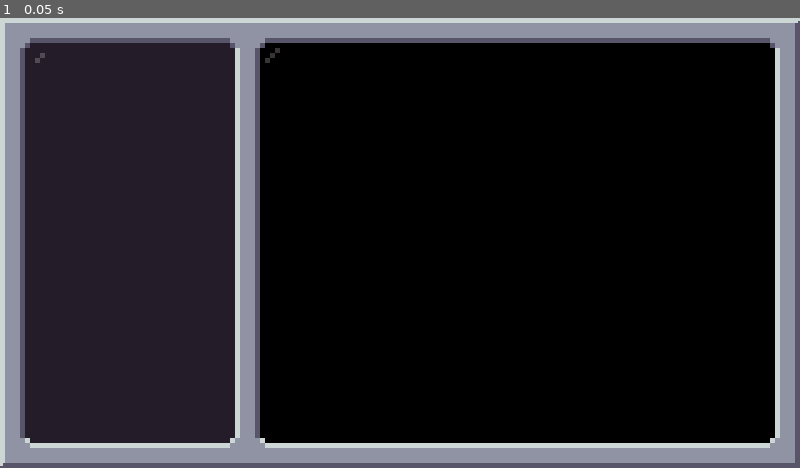
Above: before the commit, frame 1.
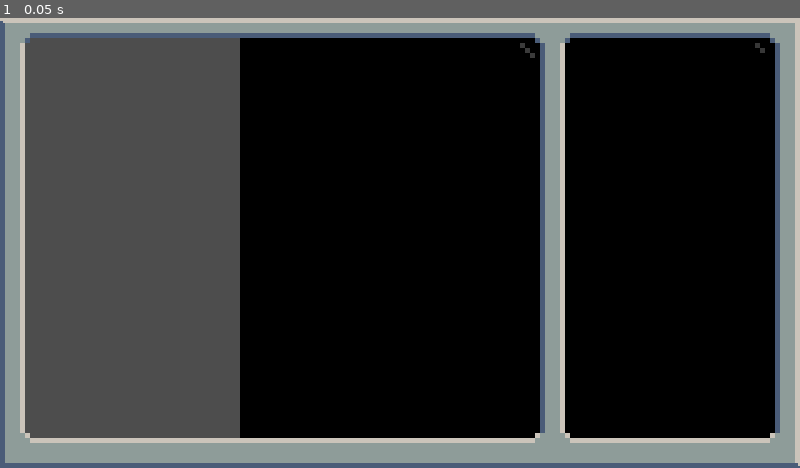
Above: after the commit, the same moment.

Repository: ChrisGlenn/Moradamus
Game: Godot game, scene res://Scenes/System/Main_Menu/main_menu.tscn
The game is run twice, just before and just after one commit, with the same random seed, the same clock (stepped at 60 frames per second) and the same inputs.
Inputs:
- Up to frame 1 (0.05 s): no input

The runs differ from the first frame. In frame 1, 36% of the frame differs, in the area x 0-100%, y 0-100%.

Commit message:
3/22/2024 AFTERNOON

Diff:
--- a/Scenes/Locations/Alpha_Station_15/alpha_station_15.tscn
+++ b/Scenes/Locations/Alpha_Station_15/alpha_station_15.tscn
@@ -7,7 +7,7 @@
 [node name="Alpha_Station_15" type="Node2D"]
 
 [node name="Moradamus_Tileset" parent="." instance=ExtResource("1_yesak")]
-layer_0/tile_data = PackedInt32Array(0, 65536, 0, 65536, 655 …(3634 unchanged characters)… 9, 65536, 0, 393225, 65536, 0, 458761, 131072, 0, 524297, 65536, 0, 589833, 65536, 0, …(7373 unchanged characters)…
+layer_0/tile_data = PackedInt32Array(0, 65536, 0, 65536, 655 …(3634 unchanged characters)… 9, 65536, 0, 393225, 65536, 0, 458761, 196608, 0, 524297, 65536, 0, 589833, 65536, 0, …(7373 unchanged characters)…
 
 [node name="Player" parent="." instance=ExtResource("2_5pdpv")]
 position = Vector2(352, 48)
--- a/Scenes/UI/HUD/hud.tscn
+++ b/Scenes/UI/HUD/hud.tscn
@@ -1,6 +1,18 @@
-[gd_scene load_steps=2 format=3 uid="uid://du8uieb3m6bq5"]
+[gd_scene load_steps=3 format=3 uid="uid://du8uieb3m6bq5"]
 
+[ext_resource type="Texture2D" uid="uid://c5p07dhib1xew" path="res://Sprites/UI/mora-terminal.png" id="1_aeoh8"]
 [ext_resource type="Script" path="res://Scenes/UI/HUD/hud.gd" id="1_iblrd"]
 
 [node name="HUD" type="CanvasLayer"]
 script = ExtResource("1_iblrd")
+
+[node name="Info_Background" type="ColorRect" parent="."]
+offset_left = 448.0
+offset_top = 8.0
+offset_right = 624.0
+offset_bottom = 344.0
+color = Color(0.14902, 0.160784, 0.129412, 1)
+
+[node name="Console_Frame" type="Sprite2D" parent="."]
+texture = ExtResource("1_aeoh8")
+centered = false
Binary file changed: Sprites/Player/Mora-Player.png
Binary file changed: Sprites/Tileset/mora-tileset.png
Binary file changed: Sprites/UI/mora-terminal.png
